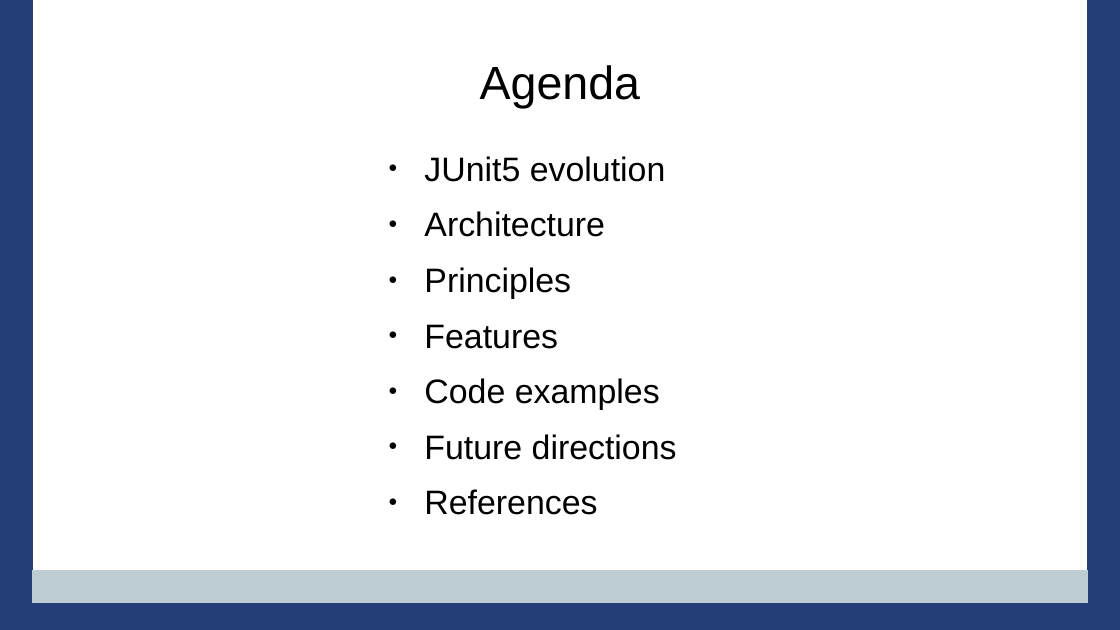
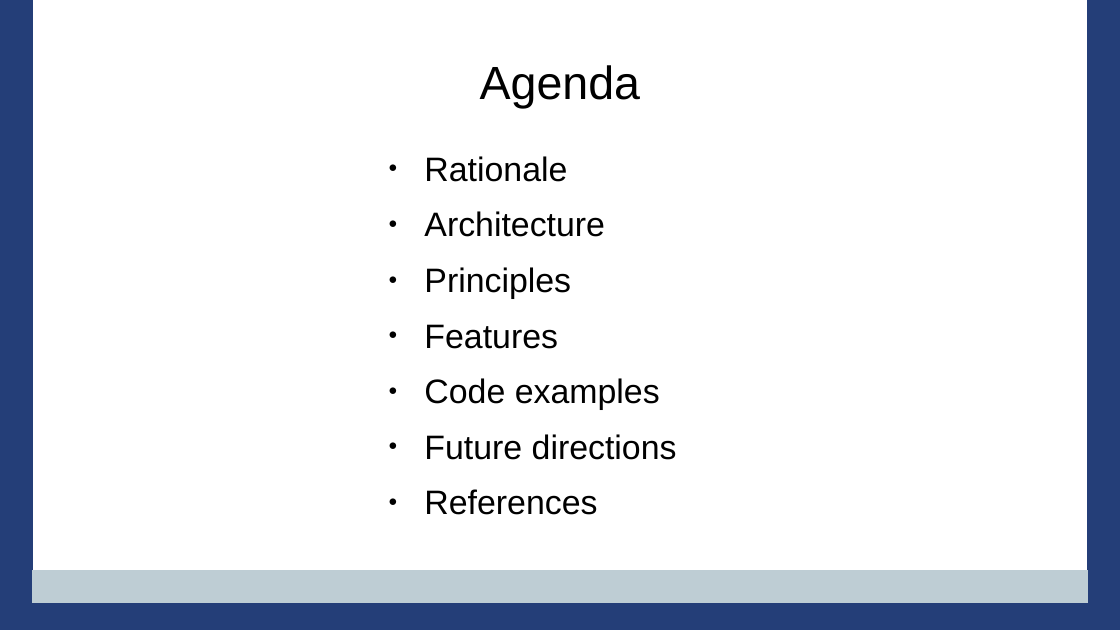
Before and after one commit to PennState/junit5-presentation, a slide deck: slide 4 of src/site/presentation/Junit5_Presentation_JavaOne_2016.odp. Drawn at 1120x630 pixels with LibreOffice and Linux fonts; fonts in the diff are those of the drawing; background and template pictures are left out. Boxes give left, top, right and bottom in pixels: in the first picture for what was removed or moved away, otherwise in the second. Text is boxed around its words. In the diff, an @@ line names an element or a change of style, - is before the commit and + after.

Commit message:
adding rationale

```diff
--- a/src/site/presentation/Junit5_Presentation_JavaOne_2016.odp
+++ b/src/site/presentation/Junit5_Presentation_JavaOne_2016.odp
@@ text at (x1=424, y1=156, x2=567, y2=182): text changed @@
-● JUnit5 evolution
+● Rationale
```
Also in this commit, not shown: 1 slide added, 1 slide removed.
